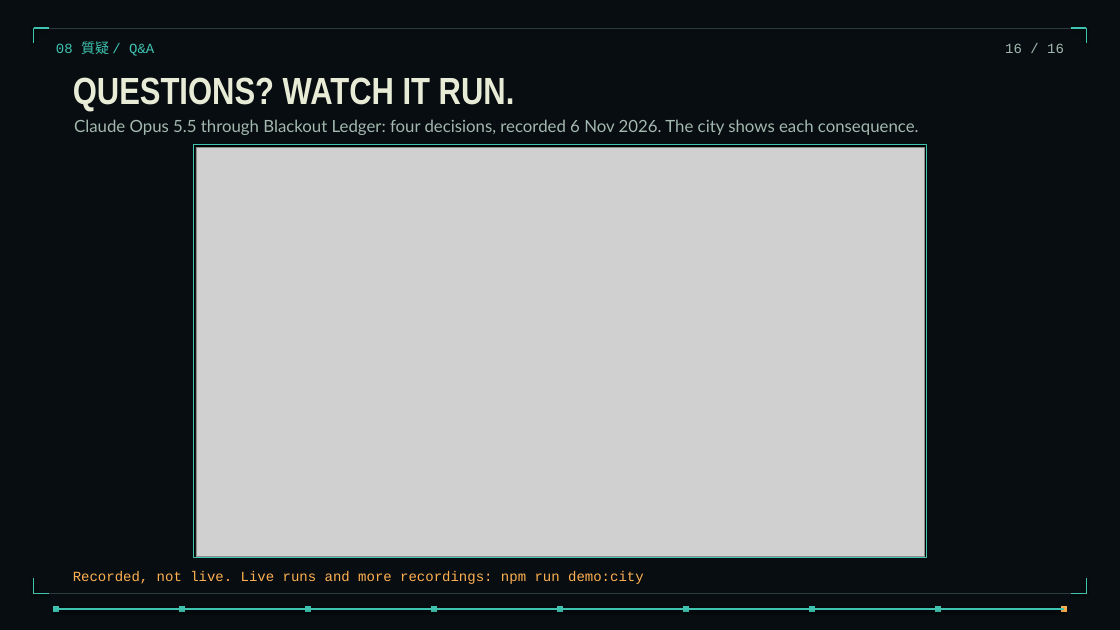
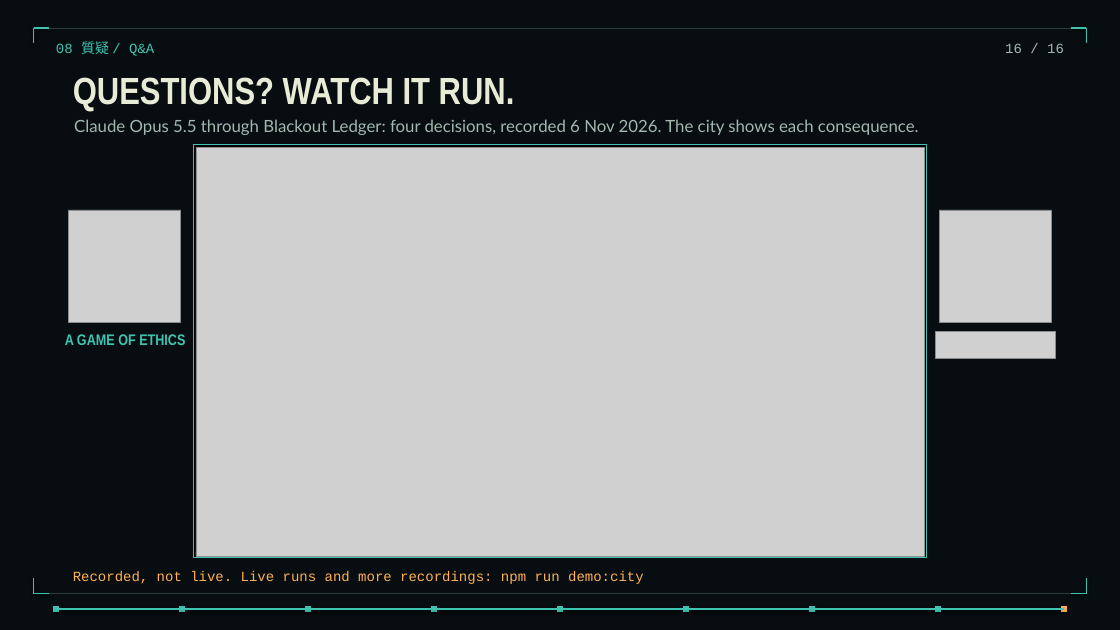
Before and after one commit to torinvdb/a-game-of-ethics, a slide deck: slide 16 of talks/three-years-in-thirty-minutes/three-years-static.pptx. Drawn at 1120x630 pixels with LibreOffice and Linux fonts; fonts in the diff are those of the drawing; grey boxes stand for pictures; background and template pictures are left out. Boxes give left, top, right and bottom in pixels: in the first picture for what was removed or moved away, otherwise in the second. Text is boxed around its words. In the diff, an @@ line names an element or a change of style, - is before the commit and + after.

```diff
--- a/talks/three-years-in-thirty-minutes/three-years-static.pptx
+++ b/talks/three-years-in-thirty-minutes/three-years-static.pptx
@@ picture added at (x1=69, y1=210, x2=181, y2=322) @@
@@ picture added at (x1=939, y1=210, x2=1051, y2=322) @@
@@ text added at (x1=65, y1=334, x2=185, y2=345), 15.8 pt, text #40C4B2, bold @@
+A GAME OF ETHICS
@@ picture added at (x1=935, y1=332, x2=1056, y2=358) @@
```
Also in this commit, not shown: 2 other slides changed, 17 other files.
